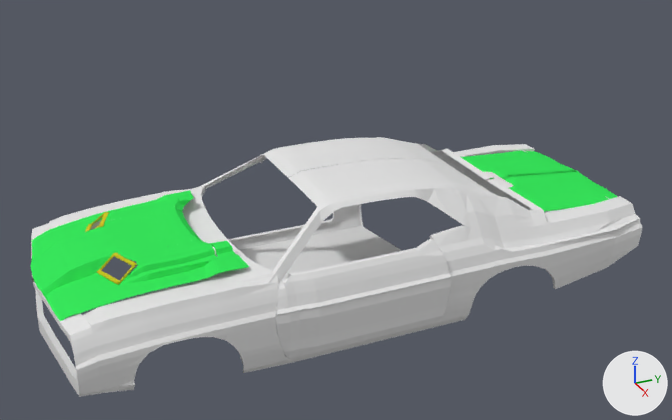
A saved change to the Blender file Models/Vehicles/Land/Challenger70/challenger1970B.blend.
Camera for both pictures: a 50 mm lens placed at (26.52, -6.5, 14.22), pointed at (0.65, 5.14, 1.29). The lights are fixed; the arrows at lower right show +X, +Y and +Z.

The first picture shows 'Body', 'Hood', 'Plane', 'TailGate'.
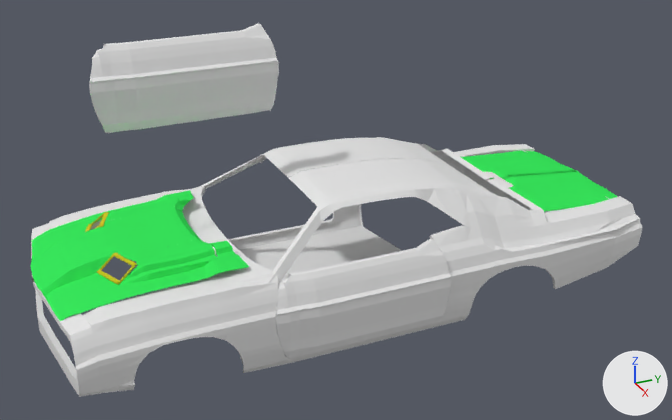
Patch to the scene script:
```diff
--- a/Models/Vehicles/Land/Challenger70/challenger1970B.blend.py
+++ b/Models/Vehicles/Land/Challenger70/challenger1970B.blend.py
@@ ob_plane_001 @@
+ob_plane_001 = bpy.data.objects.new('Plane.001', me_plane_003.copy())  # the mesh of ob_plane
+ob_plane_001.location = (-0.47, -1.7, 4.82)
+ob_plane_001.rotation_euler = (0.0, 1.571, 0.0)  # degrees (0, 90, 0)
+ob_plane_001.scale = (0.15, 0.14, 1.0)
```

What differs and where, as boxes (x1, y1, x2, y2) in the pictures (672 x 420 px):
'Plane.001', added: after (89, 24, 279, 133)
